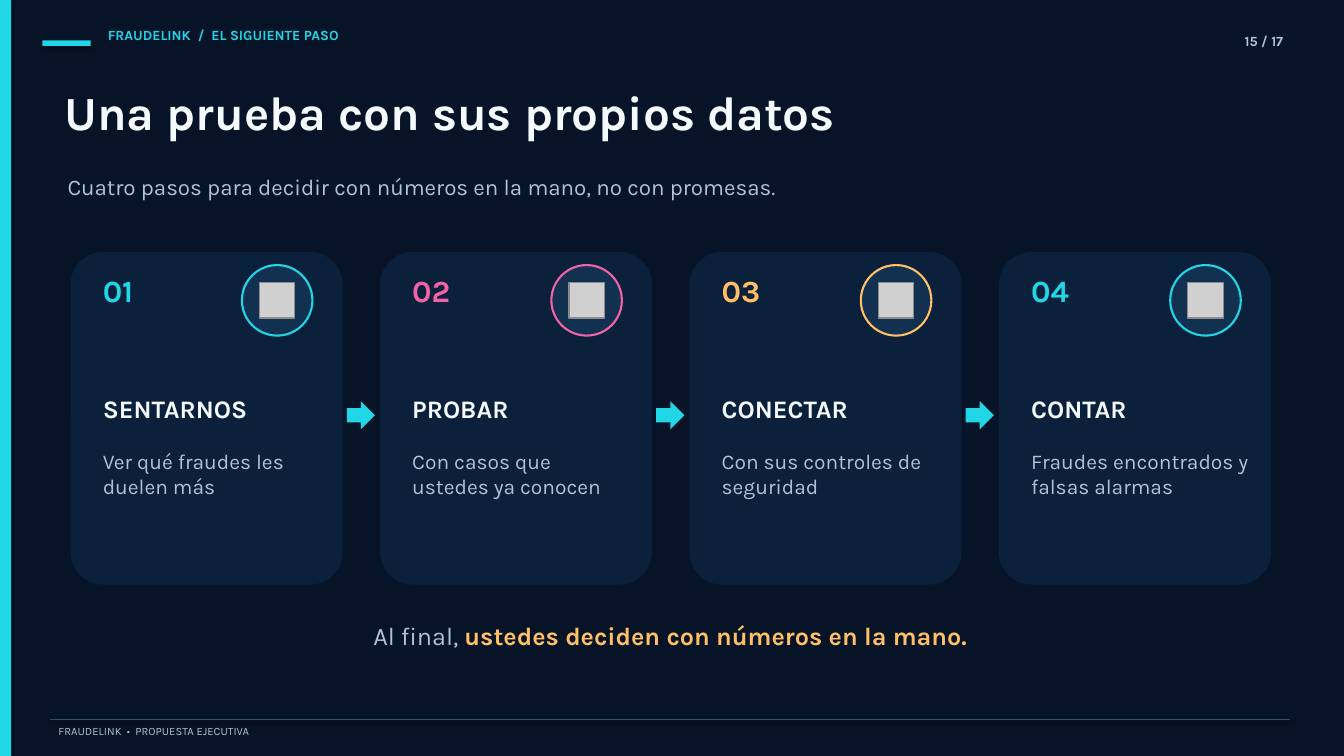
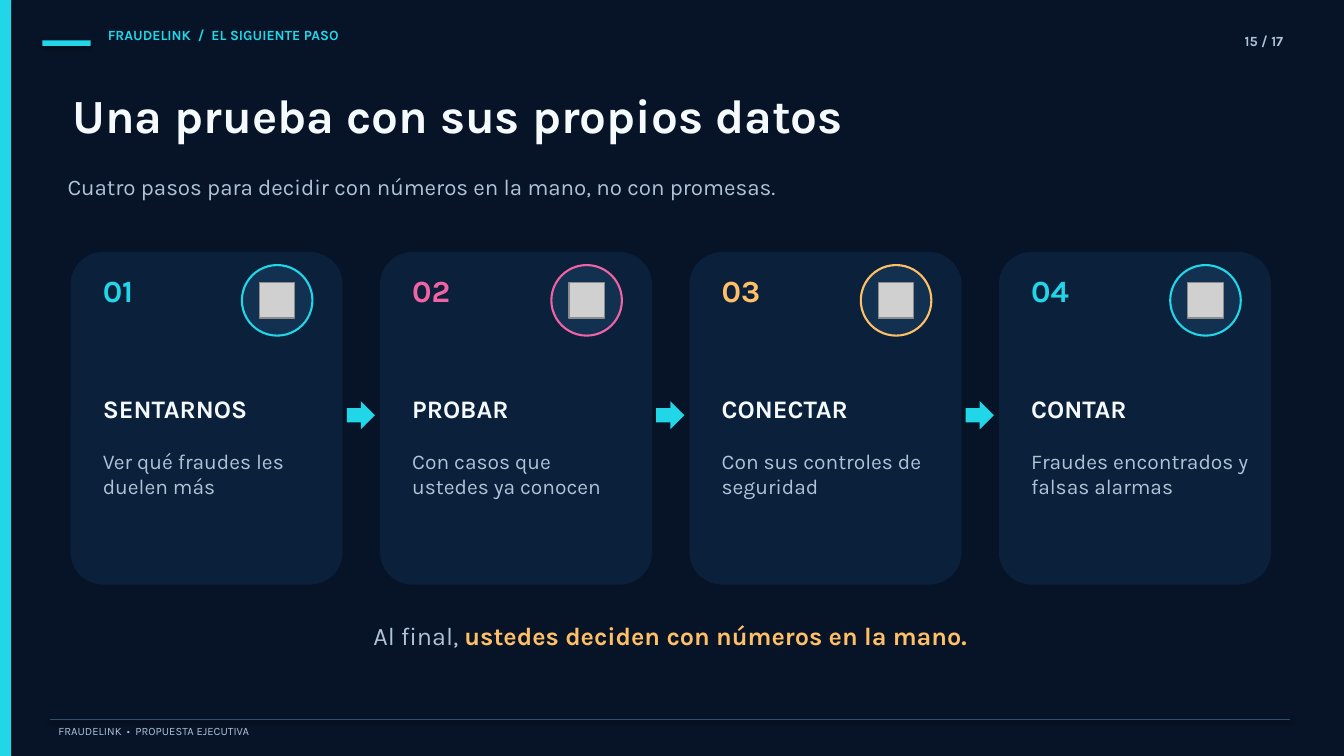
Before and after one commit to cammen221/Caso4_FraudeLink, a slide deck: slide 15 of Presentacion_FraudeLink.pptx. Drawn at 1344x756 pixels with LibreOffice and Linux fonts; fonts in the diff are those of the drawing; grey boxes stand for pictures; background and template pictures are left out. Boxes give left, top, right and bottom in pixels: in the first picture for what was removed or moved away, otherwise in the second. Text is boxed around its words. In the diff, an @@ line names an element or a change of style, - is before the commit and + after.

```diff
--- a/Presentacion_FraudeLink.pptx
+++ b/Presentacion_FraudeLink.pptx
@@ text "Una prueba con sus propios ...": place and size @@
-text "Una prueba con sus propios ..." at (64,96,835,141)
+text "Una prueba con sus propios ..." at (73,99,843,144)
```
Also in this commit, not shown: 4 slides added, 1 other file.
